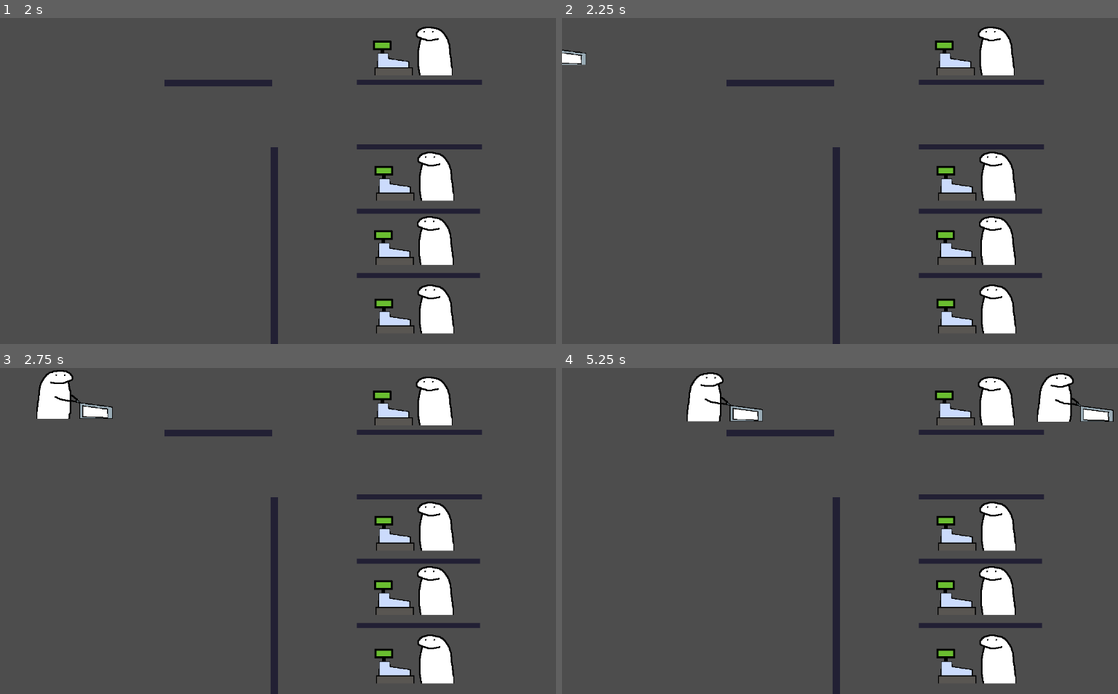
Above: before the commit, frames 1-4 (two rows, left to right).
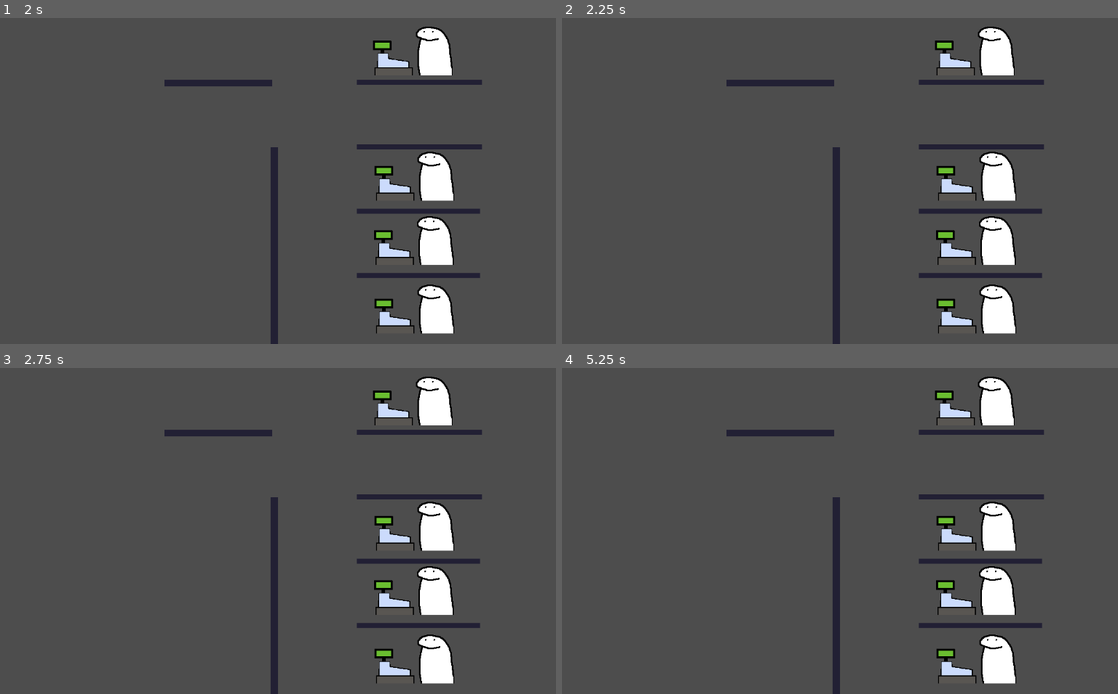
Above: after the commit, the same moments.

Repository: gus0117/godot-supermarket-flork
Game: Godot game, scene res://Scenes/supermatek.tscn
Same seed, same stepped clock (60 frames per second), same inputs: the game is played once before the commit and once after it.
Inputs:
- Up to frame 1 (2 s): tap Enter at 0.5 s; tap Space at 1.25 s
- Up to frame 2 (2.25 s): tap Enter at 2 s
- Up to frame 3 (2.75 s): no input
- Up to frame 4 (5.25 s): no input

Frame 1 is identical in both runs. In frame 2, 0.2% of the frame differs, in the area x 0-5%, y 9-15%; in frame 3, 1.1%; in frame 4, 2.2%, in the area x 22-100%, y 1-17%.

Commit message:
Added logic to asign line position

Diff:
--- a/Scenes/flork_cart.tscn
+++ b/Scenes/flork_cart.tscn
@@ -2,6 +2,21 @@
 
 [ext_resource type="Script" path="res://Scripts/flork_cart.gd" id="1_1c5eo"]
 [ext_resource type="Texture2D" uid="uid://desanr48wl34r" path="res://Assets/Flork-cart.png" id="1_mec42"]
+
+[sub_resource type="Animation" id="Animation_kt8x2"]
+length = 0.001
+tracks/0/type = "value"
+tracks/0/imported = false
+tracks/0/enabled = true
+tracks/0/path = NodePath("Sprite2D:position")
+tracks/0/interp = 1
+tracks/0/loop_wrap = true
+tracks/0/keys = {
+"times": PackedFloat32Array(0),
+"transitions": PackedFloat32Array(1),
+"update": 0,
+"values": [Vector2(0, 0)]
+}
 
 [sub_resource type="Animation" id="Animation_ax3vi"]
 resource_name = "walk"
@@ -20,21 +35,6 @@
 "values": [Vector2(0, 0), Vector2(0, -15), Vector2(0, 0)]
 }
 
-[sub_resource type="Animation" id="Animation_kt8x2"]
-length = 0.001
-tracks/0/type = "value"
-tracks/0/imported = false
-tracks/0/enabled = true
-tracks/0/path = NodePath("Sprite2D:position")
-tracks/0/interp = 1
-tracks/0/loop_wrap = true
-tracks/0/keys = {
-"times": PackedFloat32Array(0),
-"transitions": PackedFloat32Array(1),
-"update": 0,
-"values": [Vector2(0, 0)]
-}
-
 [sub_resource type="AnimationLibrary" id="AnimationLibrary_imhy7"]
 _data = {
 "RESET": SubResource("Animation_kt8x2"),
@@ -50,6 +50,15 @@
 scale = Vector2(0.6, 0.6)
 texture = ExtResource("1_mec42")
 
+[node name="CanvasLayer" type="CanvasLayer" parent="Sprite2D"]
+
+[node name="Label" type="Label" parent="Sprite2D/CanvasLayer"]
+offset_left = -58.0
+offset_top = -77.0
+offset_right = -18.0
+offset_bottom = -54.0
+text = "###"
+
 [node name="AnimationPlayer" type="AnimationPlayer" parent="."]
 libraries = {
 "": SubResource("AnimationLibrary_imhy7")
--- /dev/null
+++ b/Scripts/GLOBAL.gd
@@ -0,0 +1,33 @@
+extends Node
+
+var cant_box_1: int = 0
+var cant_box_2: int = 0
+var cant_box_3: int = 0
+var cant_box_4: int = 0
+
+
+#Lines positions, where the first position is the box position
+var box_1_positions : Array[float] = [0.65, 0.52, 0.42, 0.32, 0.22]
+var line_positions: Array[float] = [1.00, 0.86, 0.62, 0.43, 0.22]
+
+#Positions to enter in the box
+var box_2_position : float = 0.52
+var box_3_position : float = 0.55
+var box_4_position : float = 0.61
+
+
+func get_pos_fast_line() -> float:
+	if cant_box_1 > box_1_positions.size():
+		return 0.0
+	cant_box_1 += 1
+	return box_1_positions[cant_box_1]
+
+func get_box_avaible() -> String :
+	var box_avaible : String = ""
+	if cant_box_2 != 0:
+		return "Box2"
+	if cant_box_3 != 0:
+		return "Box3"
+	if cant_box_4 != 0:
+		return "Box4"
+	return box_avaible
--- a/Scripts/flork_cart.gd
+++ b/Scripts/flork_cart.gd
@@ -7,11 +7,20 @@
 var next_pos: float = 0
 var move_next: bool = false
 
+var amount_products: int
+
 
 # Called every frame. 'delta' is the elapsed time since the previous frame.
 func _process(delta):
 	move_path_follow(delta)
 
+
+func check_line() -> void:
+	if get_parent().name == "Box1":
+		set_next_pos(GLOBAL.get_pos_fast_line())
+	elif get_parent().name == "Line":
+		print("Give me a box")
+		print("And give me a position")
 
 func move_path_follow(delta) -> void:
 		if move_next:
--- a/Scripts/supermatek.gd
+++ b/Scripts/supermatek.gd
@@ -14,28 +14,36 @@
 @onready var box_3: Path2D = $Box3
 @onready var box_4: Path2D = $Box4
 
-#Lines positions, where the first position is the box position
-var box_1_positions : Array[float] = [0.65, 0.52, 0.42, 0.32, 0.22]
-var line_positions: Array[float] = [1.00, 0.86, 0.62, 0.43, 0.22]
+#Random Generator
+var rng = RandomNumberGenerator.new()
+var amount_clients : int = 0
 
-#Positions to enter in the box
-var box_2_position : float = 0.52
-var box_3_position : float = 0.55
-var box_4_position : float = 0.61
-
-func _ready():
-	pass
+#Probability to generate a client
+const PRO : float = 0.7
+const MAX_AMOUN_CLIENTS : int = 5
 
 
 func spawnFlorkCart() -> void:
 	var flork_instance = florkCart.instantiate()
-	#For now, I instantiate a flork on box 1 to test de funtion
-	flork_instance.global_position = box_1.global_position
-	box_1.add_child(flork_instance)
-
-	#This make than the flork walk througth the path
-	flork_instance.set_next_pos(0.8)
+	flork_instance.amount_products = rng.randi_range(1, 15)
+	#The client go to rapid box
+	if flork_instance.amount_products <= 15:
+		#Chance of the buyer to go to rapid line
+		if rng.randf() < 0.8:
+			flork_instance.global_position = box_1.global_position
+			box_1.add_child(flork_instance)
+	else:
+		flork_instance.global_position = line.global_position
+		line.add_child(flork_instance)
+	#Make the flork start to move in the line
+	flork_instance.check_line()
 
 
 func _on_timer_timeout():
-	spawnFlorkCart()
+	if amount_clients > MAX_AMOUN_CLIENTS:
+		return
+
+	# probability to generate a client
+	if rng.randf() > PRO:
+		amount_clients += 1
+		spawnFlorkCart()
--- a/project.godot
+++ b/project.godot
@@ -15,6 +15,10 @@
 config/features=PackedStringArray("4.1", "Mobile")
 config/icon="res://icon.svg"
 
+[autoload]
+
+GLOBAL="*res://Scripts/GLOBAL.gd"
+
 [display]
 
 window/size/resizable=false
